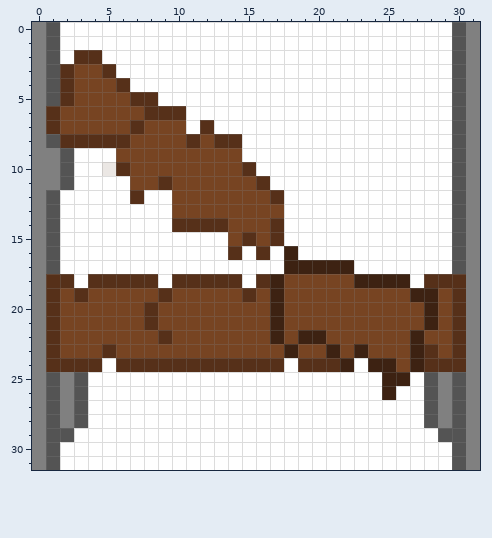
File history of a pixel-art sprite, OfficeDungeonCrawler/ExternalAssets/Sprites/OfficeShelvesDestroyed.png. Above, as it was before the edit.
The file is 32x32 pixels.
After:
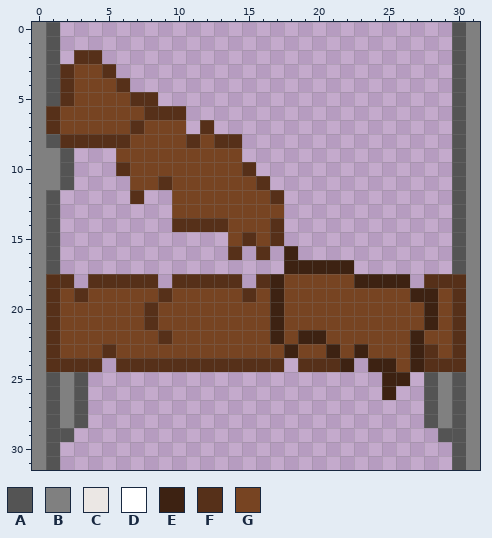
Palette (. is transparent): A #545454  B #808080  C #ebe7e4  D #ffffff  E #3d2212  F #563019  G #774422
Edits made:
Changed rows in their new state; - is an unchanged pixel.
first column x 2:
 0 ............................
 1 ............................
 2 .--.........................
 3 ----........................
 4 -----.......................
 5 -------.....................
 6 ---------...................
 7 ---------.-.................
 8 -------------...............
 9 -...---------...............
10 -...----------..............
11 -....----------.............
12 .....-..--------............
13 ........--------............
14 ........--------............
15 ............----............
16 ............-.-.-...........
17 ................-----.......
18 -.-----.-----.-----------.--
first column x 2:
24 ---.------------.----.------
25 --.....................--.--
26 --.....................-..--
27 --........................--
28 --........................--
29 -..........................-
30 ............................
31 ............................
